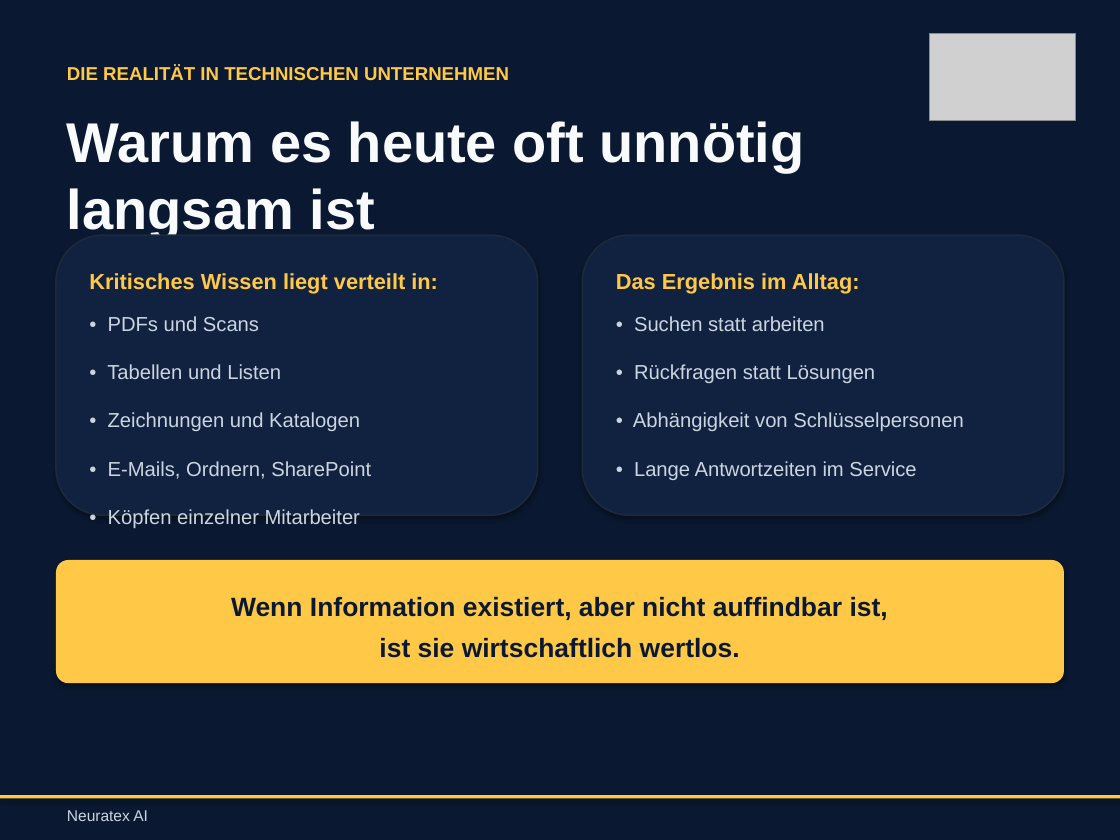
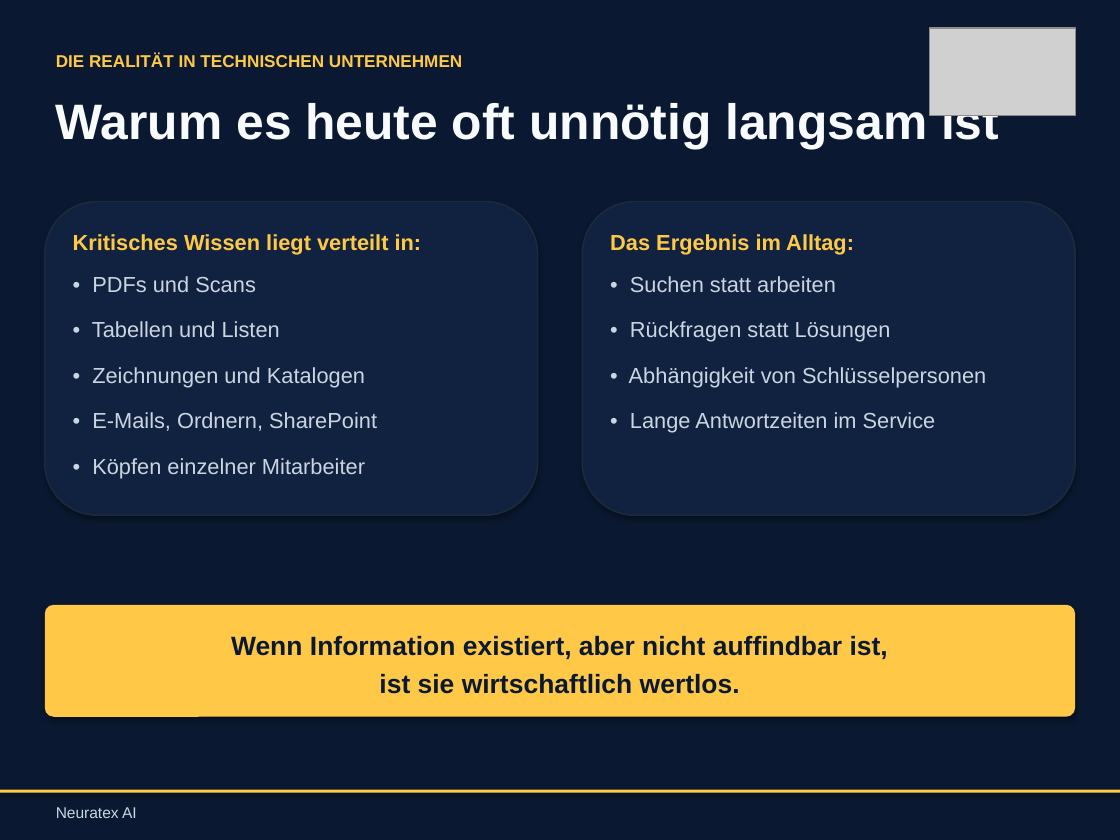
Before and after one commit to philxnovatex/ki-beratung_website, a slide deck: slide 2 of presentations/Neuratex_AI_Praesentation.pptx. Drawn at 1120x840 pixels with LibreOffice and Linux fonts; fonts in the diff are those of the drawing; grey boxes stand for pictures. Boxes give left, top, right and bottom in pixels: in the first picture for what was removed or moved away, otherwise in the second. Text is boxed around its words. In the diff, an @@ line names an element or a change of style, - is before the commit and + after.

```diff
--- a/presentations/Neuratex_AI_Praesentation.pptx
+++ b/presentations/Neuratex_AI_Praesentation.pptx
@@ picture moved from (x1=930, y1=34, x2=1075, y2=121) to (x1=930, y1=28, x2=1075, y2=115) @@
@@ text "DIE REALITÄT IN TECHNISCHEN UNTERNEHMEN" moved from (x1=67, y1=65, x2=509, y2=81) to (x1=56, y1=53, x2=462, y2=67) @@
@@ text "DIE REALITÄT IN TECHNISCHEN UNTERNEHMEN" at (x1=56, y1=53, x2=462, y2=67): size 12 to 11 pt @@
@@ text "Warum es heute oft unnötig ..." moved from (x1=67, y1=121, x2=805, y2=235) to (x1=56, y1=103, x2=999, y2=149) @@
@@ text "Warum es heute oft unnötig ..." at (x1=56, y1=103, x2=999, y2=149): size 36 to 32 pt @@
@@ rounded rectangle resized from (x1=56, y1=235, x2=538, y2=515) to (x1=45, y1=202, x2=538, y2=515) @@
@@ rounded rectangle resized from (x1=582, y1=235, x2=1064, y2=515) to (x1=582, y1=202, x2=1075, y2=515) @@
@@ text "Kritisches Wissen liegt verteilt in:" at (x1=73, y1=234, x2=422, y2=254): line spacing 1.4 to 1.3 @@
@@ text "Kritisches Wissen liegt verteilt in:" moved from (x1=89, y1=273, x2=438, y2=294) to (x1=73, y1=234, x2=422, y2=254) @@
@@ text "Das Ergebnis im Alltag:" moved from (x1=616, y1=273, x2=860, y2=294) to (x1=610, y1=234, x2=854, y2=254) @@
@@ text "Das Ergebnis im Alltag:" at (x1=610, y1=234, x2=854, y2=254): line spacing 1.4 to 1.3 @@
@@ text "• PDFs und Scans" moved from (x1=107, y1=316, x2=371, y2=528) to (x1=92, y1=276, x2=377, y2=478) @@
@@ text "• PDFs und Scans" at (x1=92, y1=276, x2=377, y2=478): size 13 to 14 pt; line spacing 1.6 to 1.5; less space between paragraphs @@
@@ text "• Suchen statt arbeiten" at (x1=629, y1=276, x2=986, y2=433): size 13 to 14 pt; line spacing 1.6 to 1.5; less space between paragraphs @@
@@ text "• Suchen statt arbeiten" moved from (x1=633, y1=316, x2=963, y2=480) to (x1=629, y1=276, x2=986, y2=433) @@
@@ rounded rectangle "Wenn Information existiert, aber nicht ..." resized from (x1=56, y1=560, x2=1064, y2=683) to (x1=45, y1=605, x2=1075, y2=717) @@
@@ rounded rectangle "Wenn Information existiert, aber nicht ..." at (x1=45, y1=605, x2=1075, y2=717): line spacing 1.3 to 1.2; proportions changed @@
@@ rectangle moved from (x1=0, y1=795, x2=1120, y2=799) to (x1=0, y1=790, x2=1120, y2=793) @@
@@ text "Neuratex AI" moved from (x1=67, y1=810, x2=148, y2=821) to (x1=56, y1=807, x2=137, y2=818) @@
```
Also in this commit, not shown: 14 other slides changed, 1 other file.
